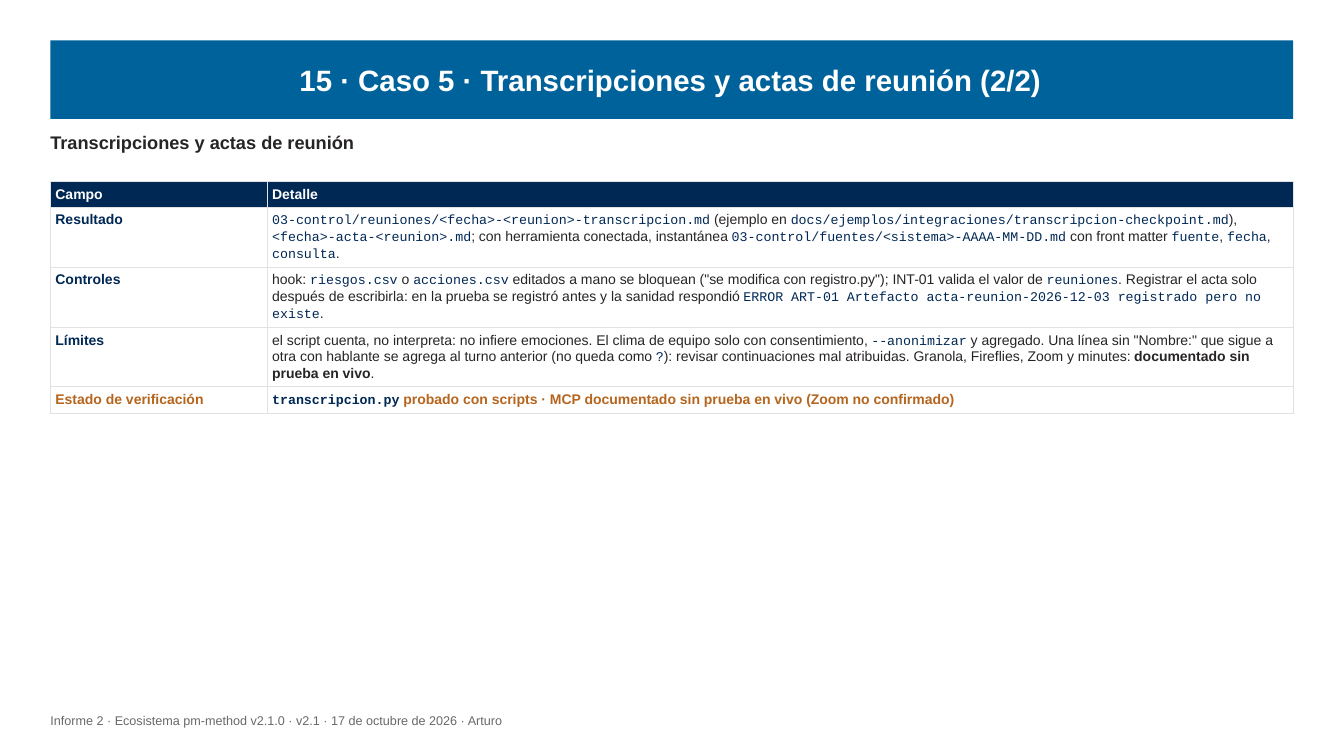
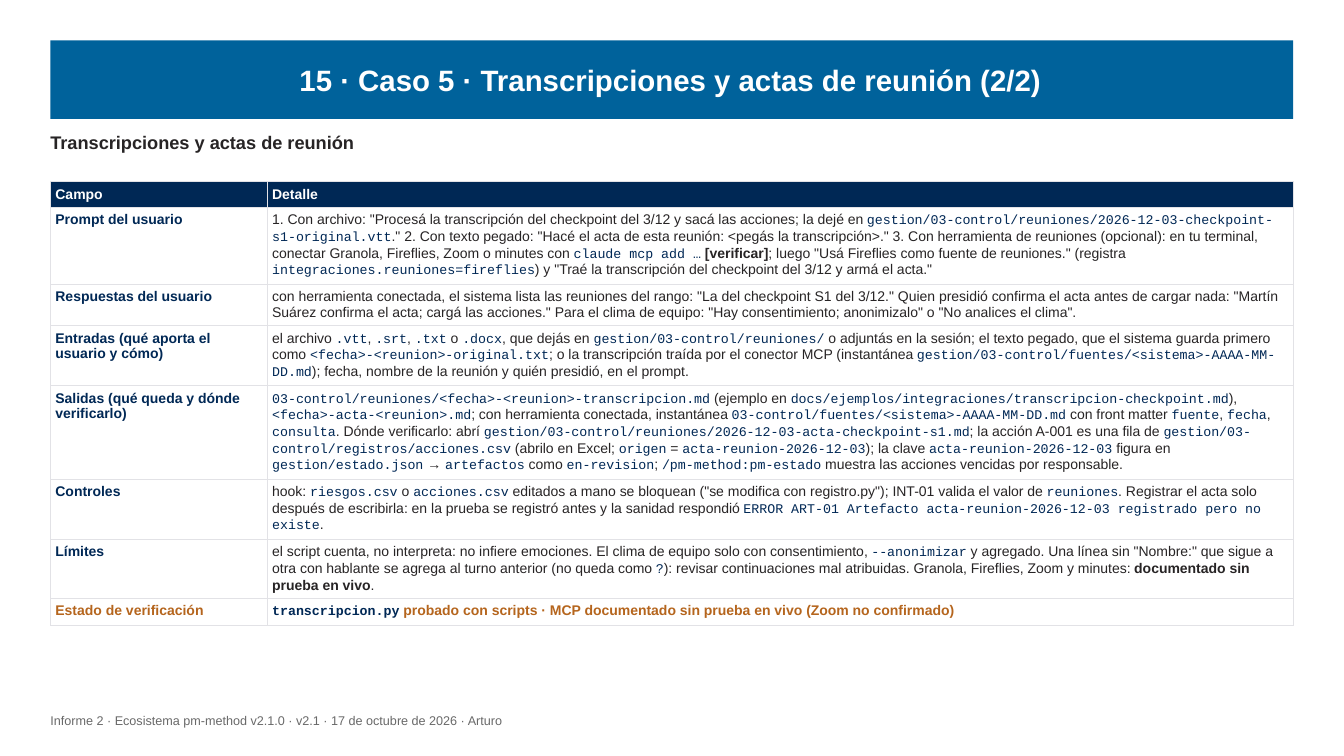
Before and after one commit to Arturo-Penas-Rial/pm-method, a slide deck: slide 132 of docs/informe/informe-2-ecosistema-pm-method-v2.1.pptx (slide 129 before the commit). Drawn at 1344x756 pixels with LibreOffice and Linux fonts; fonts in the diff are those of the drawing. Boxes give left, top, right and bottom in pixels: in the first picture for what was removed or moved away, otherwise in the second. Text is boxed around its words. In the diff, an @@ line names an element or a change of style, - is before the commit and + after.

Commit message:
pm-method 2.1.0: guías E2E para el usuario, prompts y entradas/salidas en los casos, diagramas legibles

```diff
--- a/docs/informe/informe-2-ecosistema-pm-method-v2.1.pptx
+++ b/docs/informe/informe-2-ecosistema-pm-method-v2.1.pptx
@@ table at bbox=[50, 181, 1294, 622] @@
-row 2: Resultado | 03-control/reuniones/<fecha>-<reunion>-transcripcion.md (ejemplo en docs/ejemplos/integraciones/transcripcion-checkpoint.md), <fecha>-acta-<reunion>.md; con herramienta conectada, instantánea 03-control/fuentes/<sistema>-AAAA-MM-DD.md con front matter fuente, fecha, consulta.
+row 2: Prompt del usuario | 1. Con archivo: "Procesá la transcripción del checkpoint del 3/12 y sacá las acciones; la dejé en gestion/03-control/reuniones/2026-12-03-checkpoint-s1-original.vtt." 2. Con texto pegado: "Hacé el acta de esta reunión: <pegás la transcripción>." 3. Con herramienta de reuniones (opcional): en tu terminal, conectar Granola, Fireflies, Zoom o minutes con claude mcp add … [verificar]; luego "Usá Fireflies como fuente de reuniones." (registra integraciones.reuniones=fireflies) y "Traé la transcripción del checkpoint del 3/12 y armá el acta."
+row 3: Respuestas del usuario | con herramienta conectada, el sistema lista las reuniones del rango: "La del checkpoint S1 del 3/12." Quien presidió confirma el acta antes de cargar nada: "Martín Suárez confirma el acta; cargá las acciones." Para el clima de equipo: "Hay consentimiento; anonimizalo" o "No analices el clima".
+row 4: Entradas (qué aporta el usuario y cómo) | el archivo .vtt, .srt, .txt o .docx, que dejás en gestion/03-control/reuniones/ o adjuntás en la sesión; el texto pegado, que el sistema guarda primero como <fecha>-<reunion>-original.txt; o la transcripción traída por el conector MCP (instantánea gestion/03-control/fuentes/<sistema>-AAAA-MM-DD.md); fecha, nombre de la reunión y quién presidió, en el prompt.
+row 5: Salidas (qué queda y dónde verificarlo) | 03-control/reuniones/<fecha>-<reunion>-transcripcion.md (ejemplo en docs/ejemplos/integraciones/transcripcion-checkpoint.md), <fecha>-acta-<reunion>.md; con herramienta conectada, instantánea 03-control/fuentes/<sistema>-AAAA-MM-DD.md con front matter fuente, fecha, consulta. Dónde verificarlo: abrí gestion/03-control/reuniones/2026-12-03-acta-checkpoint-s1.md; la acción A-001 es una fila de gestion/03-control/registros/acciones.csv (abrilo en Excel; origen = acta-reunion-2026-12-03); la clave acta-reunion-2026-12-03 figura en gestion/estado.json → artefactos como en-revision; /pm-method:pm-estado muestra las acciones vencidas por responsable.
```
Also in this commit, not shown: 45 other slides changed, 7 slides added, 1 slide removed, 52 other files.
